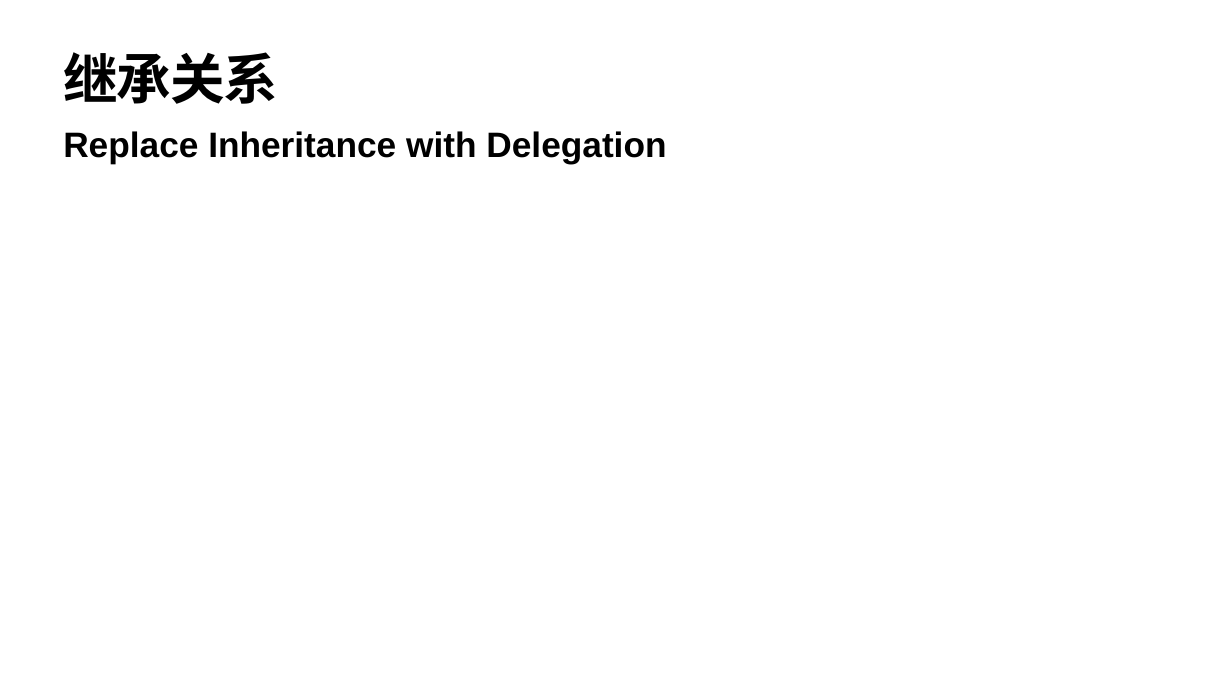
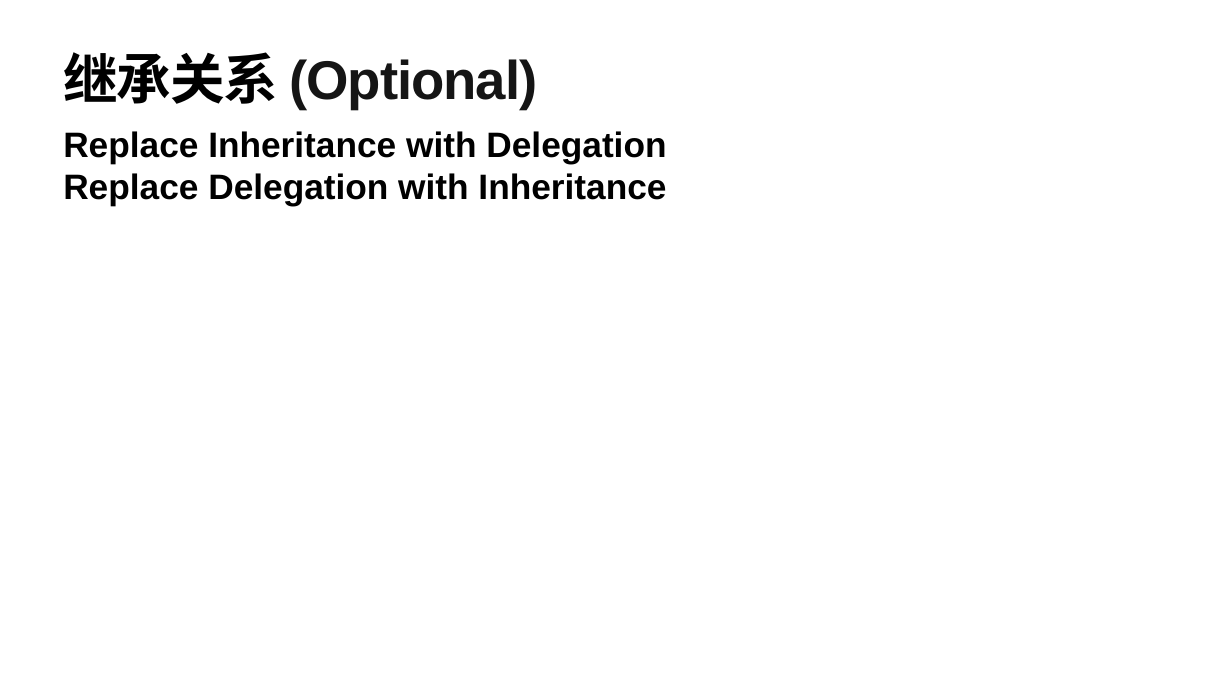
Before and after one commit to YingVickyCao/YingVickyCao.github.io, a slide deck: slide 59 of books/Refactoring/session/Refactoring_2.pptx (slide 71 before the commit). Drawn at 1232x693 pixels with LibreOffice and Linux fonts; fonts in the diff are those of the drawing. Boxes give left, top, right and bottom in pixels: in the first picture for what was removed or moved away, otherwise in the second. Text is boxed around its words. In the diff, an @@ line names an element or a change of style, - is before the commit and + after.

```diff
--- a/books/Refactoring/session/Refactoring_2.pptx
+++ b/books/Refactoring/session/Refactoring_2.pptx
@@ title at [64,52,538,109]: text changed; text colour #000000 to #151515 @@
-继承关系
+继承关系 (Optional)
@@ text at [63,173,666,206]: paragraph added @@
+Replace Delegation with Inheritance
```
Also in this commit, not shown: 54 other slides changed, 1 slide added, 14 slides removed, 2 other files.
